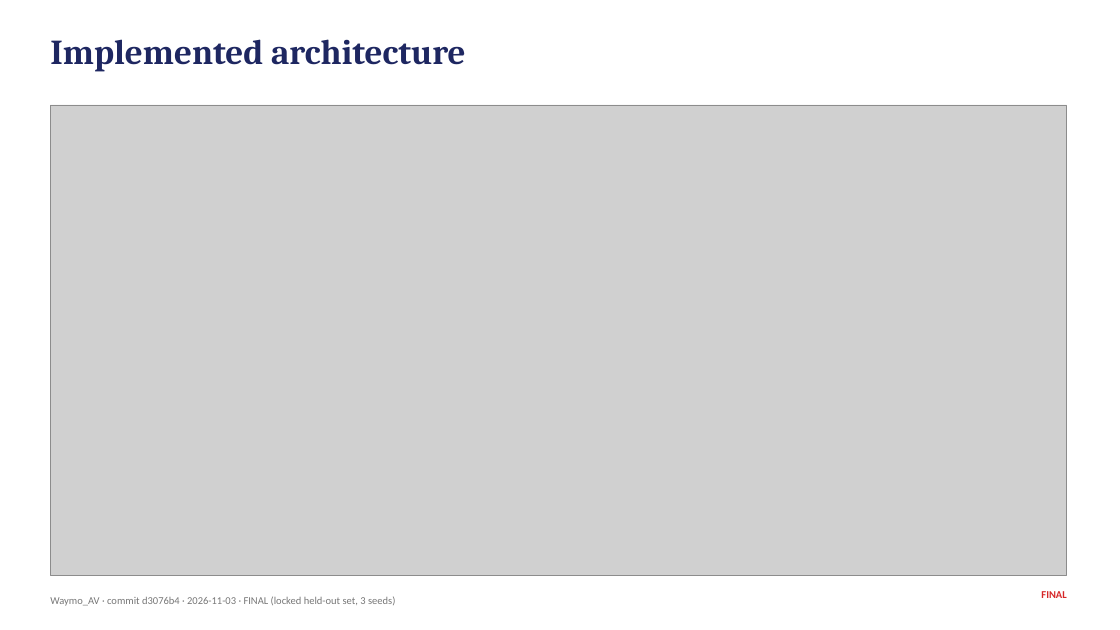
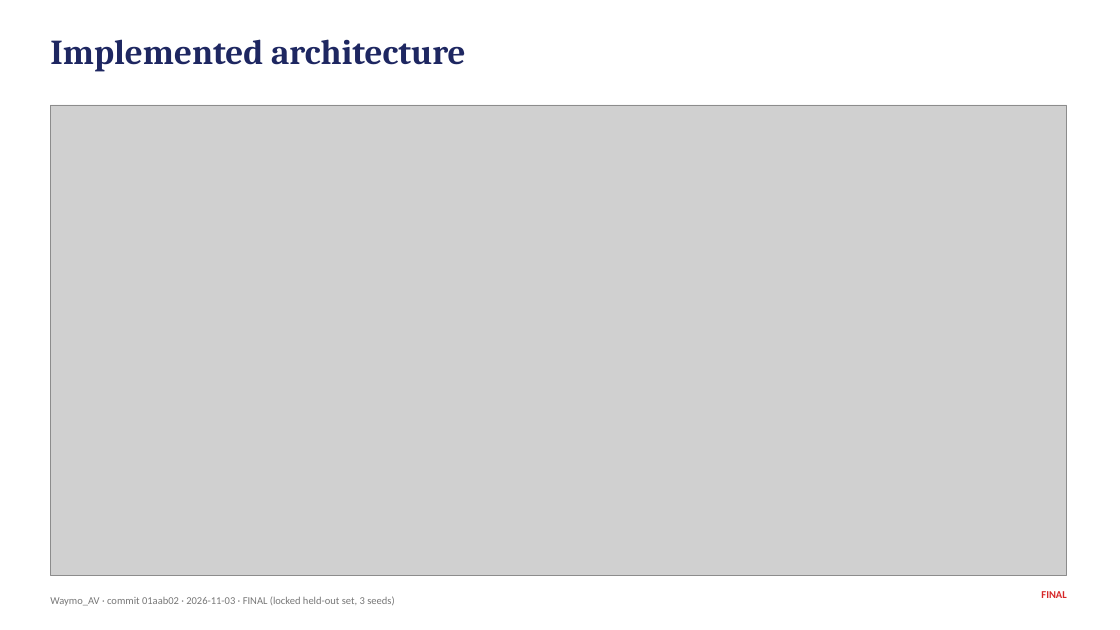
Before and after one commit to jarettpoliner/joint-motion, a slide deck: slide 4 of slides/waymo_av_results_final.pptx. Drawn at 1120x630 pixels with LibreOffice and Linux fonts; fonts in the diff are those of the drawing; grey boxes stand for pictures. Boxes give left, top, right and bottom in pixels: in the first picture for what was removed or moved away, otherwise in the second. Text is boxed around its words. In the diff, an @@ line names an element or a change of style, - is before the commit and + after.

```diff
--- a/slides/waymo_av_results_final.pptx
+++ b/slides/waymo_av_results_final.pptx
@@ text at (x1=50, y1=596, x2=394, y2=606): text changed @@
-Waymo_AV · commit d3076b4 · 2026-11-03 · FINAL (locked held-out set, 3 seeds)
+Waymo_AV · commit 01aab02 · 2026-11-03 · FINAL (locked held-out set, 3 seeds)
```
Also in this commit, not shown: 9 other slides changed, 13 other files.
